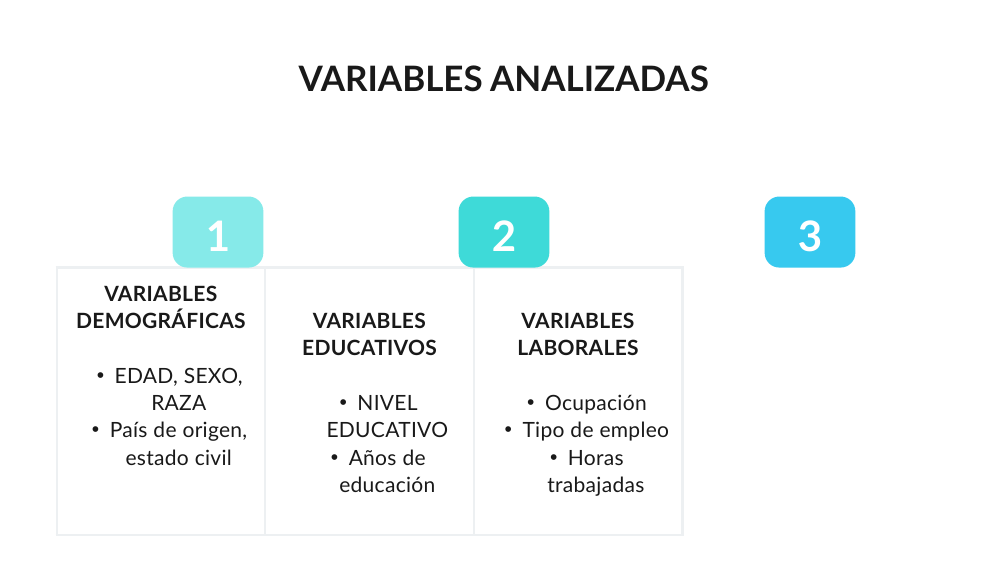
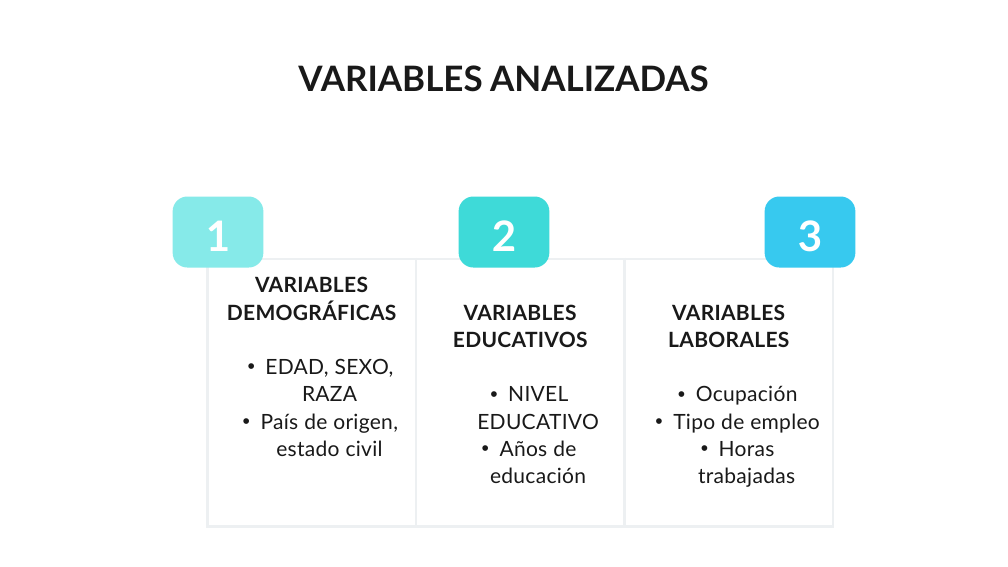
Before and after one commit to moralesgomezjm/EDA_Factores_nivel_de_ingresos, a slide deck: slide 6 of ANÁLISIS EXPLORATORIO DE DATOS.pptx. Drawn at 1008x567 pixels with LibreOffice and Linux fonts; fonts in the diff are those of the drawing. Boxes give left, top, right and bottom in pixels: in the first picture for what was removed or moved away, otherwise in the second. Text is boxed around its words. In the diff, an @@ line names an element or a change of style, - is before the commit and + after.

```diff
--- a/ANÁLISIS EXPLORATORIO DE DATOS.pptx
+++ b/ANÁLISIS EXPLORATORIO DE DATOS.pptx
@@ outline redrawn in 3 elements at (x1=173, y1=197, x2=264, y2=268), (x1=459, y1=197, x2=549, y2=268), (x1=765, y1=197, x2=855, y2=268) @@
@@ table at (x1=208, y1=259, x2=834, y2=527) @@
-row 2:  |  | 
@@ table moved from (x1=56, y1=268, x2=682, y2=535) to (x1=208, y1=259, x2=834, y2=527) @@
```
Also in this commit, not shown: 10 other slides changed, 2 other files.
